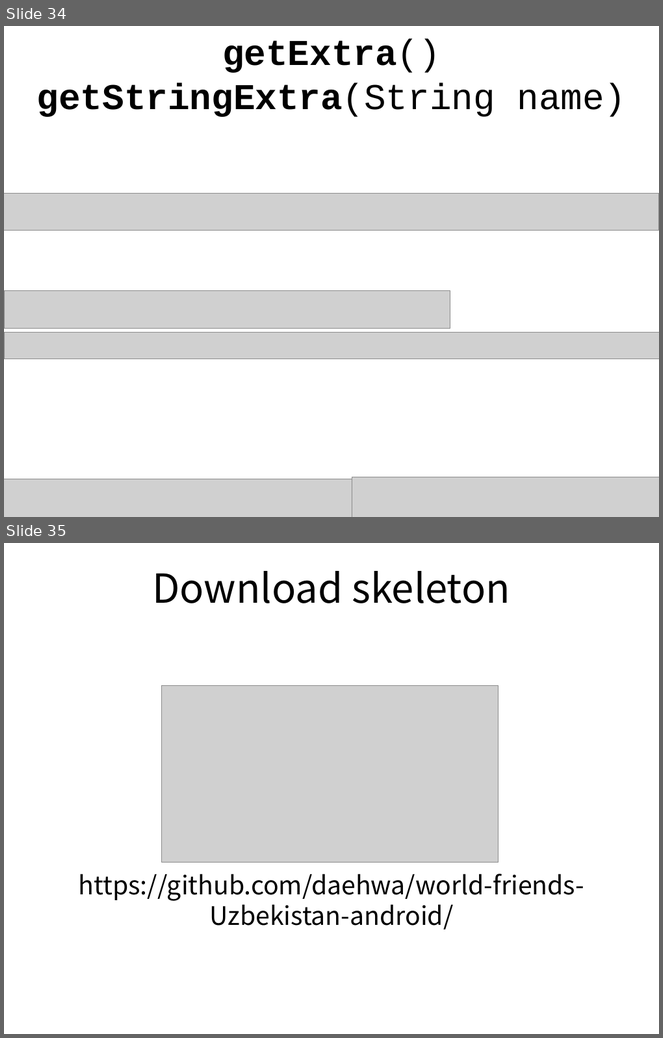
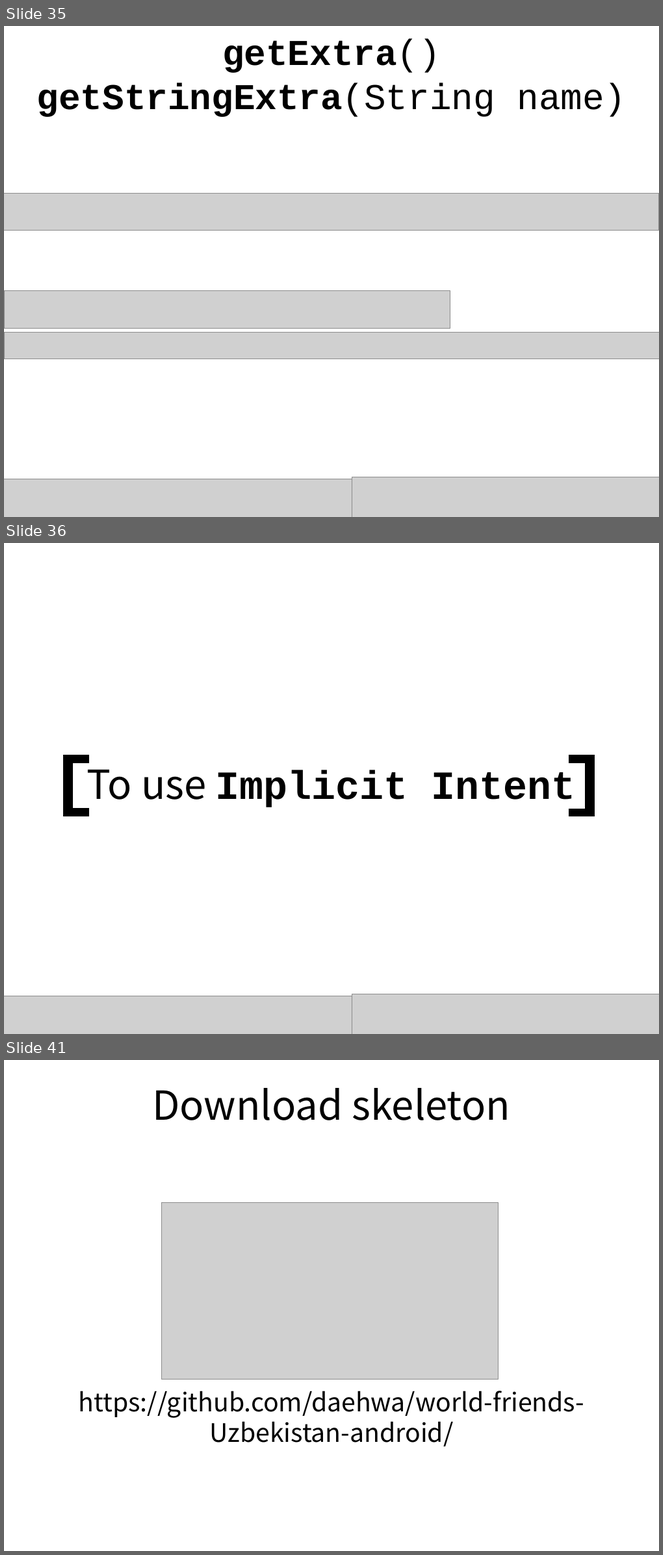
Before and after one commit to daehwa/world-friends-Uzbekistan-android, a slide deck: day6/Facebook Splash.pptx. Shown one above the other, each under a label of ours: slides 34 and 35 before the commit, slides 35, 36 and 41 after it; the slides between them are not shown. The pictures are 663x1038 and 663x1555 pixels, drawn with LibreOffice and Linux fonts; fonts in the diff are those of the drawing; grey boxes stand for pictures. Boxes give left, top, right and bottom in pixels: in the first picture for what was removed or moved away, otherwise in the second. Text is boxed around its words. In the diff, an @@ line names an element or a change of style, - is before the commit and + after.

```diff
--- a/day6/Facebook Splash.pptx
+++ b/day6/Facebook Splash.pptx
@@ slide 36 added at bbox=[4, 543, 659, 1034], background #FFFFFF @@
@@ rectangle added at bbox=[64, 755, 89, 763], fill #000000 @@
@@ rectangle added at bbox=[64, 755, 74, 816], fill #000000 @@
@@ rectangle added at bbox=[569, 756, 594, 764], fill #000000 @@
@@ rectangle added at bbox=[585, 756, 595, 817], fill #000000 @@
@@ text added at bbox=[87, 758, 576, 810], 44 pt, text #000000, bold @@
+To use Implicit Intent
@@ rectangle added at bbox=[64, 808, 89, 817], fill #000000 @@
@@ rectangle added at bbox=[569, 808, 594, 817], fill #000000 @@
@@ picture added at bbox=[4, 997, 352, 1034] @@
@@ picture added at bbox=[352, 995, 659, 1034] @@
@@ what was slide 34 is now slide 35 @@
@@ what was slide 35 is now slide 41 @@
```
Also in this commit, not shown: 4 slides changed, 6 other slides added, 1 slide removed, 3 other files.
